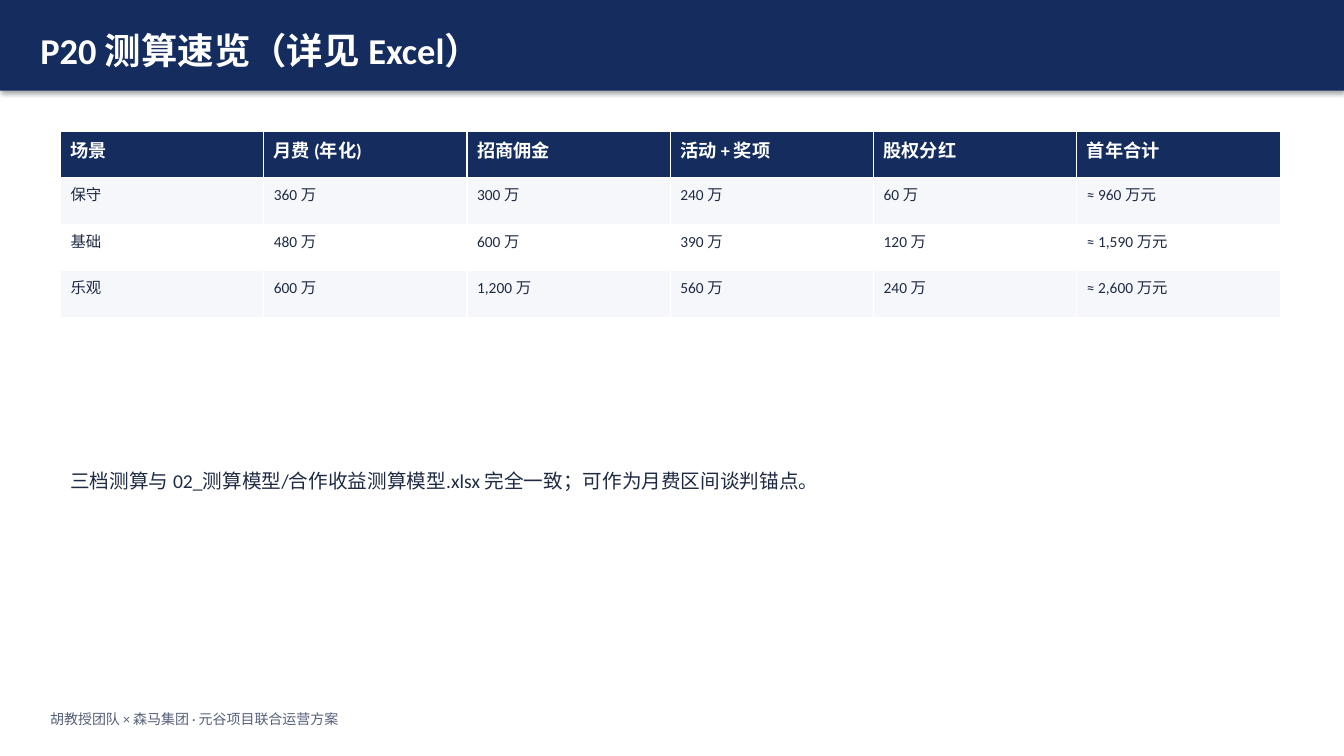
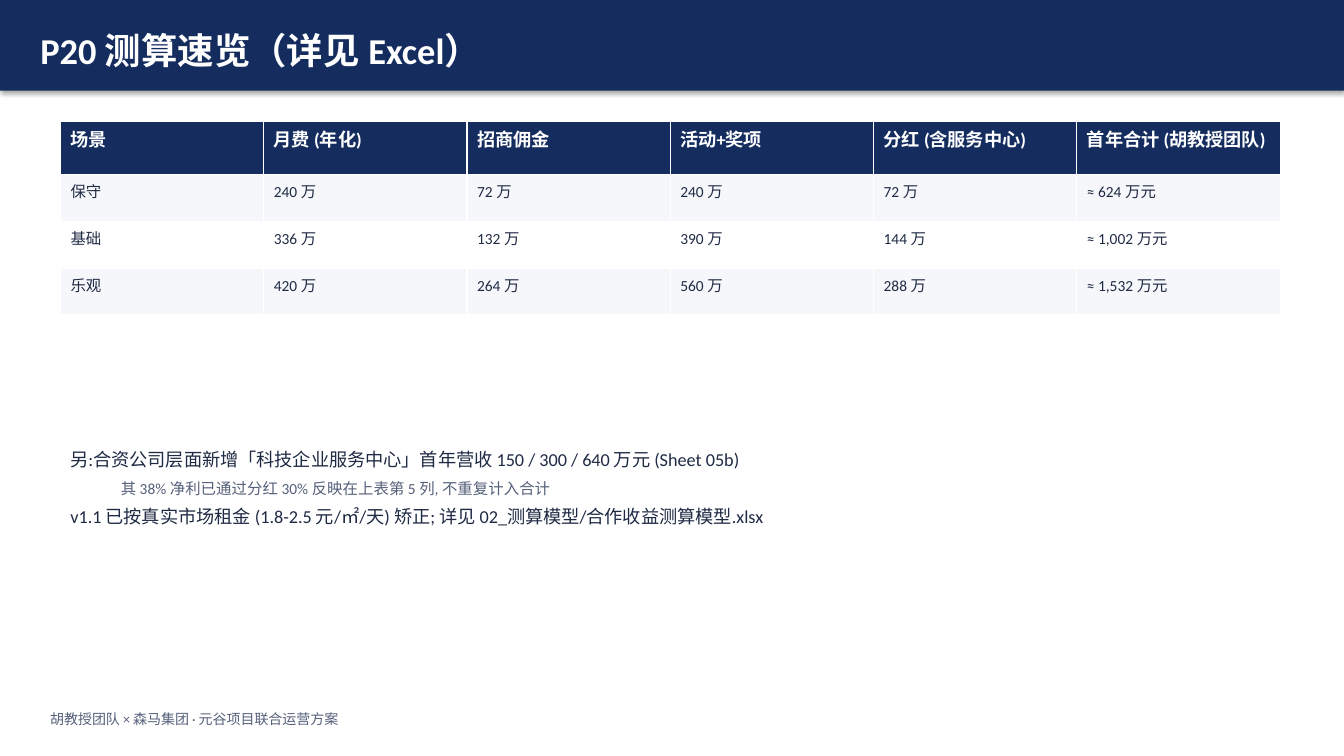
Before and after one commit to hujigang2010-maker/AIDEN, a slide deck: slide 22 of forsemir-yuangu/01_PPT思路/元谷项目招商运营战略汇报.pptx (slide 20 before the commit). Drawn at 1344x756 pixels with LibreOffice and Linux fonts; fonts in the diff are those of the drawing. Boxes give left, top, right and bottom in pixels: in the first picture for what was removed or moved away, otherwise in the second. Text is boxed around its words. In the diff, an @@ line names an element or a change of style, - is before the commit and + after.

```diff
--- a/forsemir-yuangu/01_PPT思路/元谷项目招商运营战略汇报.pptx
+++ b/forsemir-yuangu/01_PPT思路/元谷项目招商运营战略汇报.pptx
@@ table at (x1=60, y1=121, x2=1282, y2=308) @@
-row 1: 场景 | 月费 (年化) | 招商佣金 | 活动 + 奖项 | 股权分红 | 首年合计
+row 1: 场景 | 月费 (年化) | 招商佣金 | 活动+奖项 | 分红 (含服务中心) | 首年合计 (胡教授团队)
-row 2: 保守 | 360 万 | 300 万 | 240 万 | 60 万 | ≈ 960 万元
+row 2: 保守 | 240 万 | 72 万 | 240 万 | 72 万 | ≈ 624 万元
-row 3: 基础 | 480 万 | 600 万 | 390 万 | 120 万 | ≈ 1,590 万元
+row 3: 基础 | 336 万 | 132 万 | 390 万 | 144 万 | ≈ 1,002 万元
-row 4: 乐观 | 600 万 | 1,200 万 | 560 万 | 240 万 | ≈ 2,600 万元
+row 4: 乐观 | 420 万 | 264 万 | 560 万 | 288 万 | ≈ 1,532 万元
@@ table moved from (x1=60, y1=131, x2=1282, y2=318) to (x1=60, y1=121, x2=1282, y2=308) @@
@@ text at (x1=70, y1=450, x2=764, y2=526): text changed; size 14 to 13 pt @@
-三档测算与 02_测算模型/合作收益测算模型.xlsx 完全一致；可作为月费区间谈判锚点。
+另:合资公司层面新增「科技企业服务中心」首年营收 150 / 300 / 640 万元 (Sheet 05b)
+  其 38% 净利已通过分红 30% 反映在上表第 5 列, 不重复计入合计
+v1.1 已按真实市场租金 (1.8-2.5 元/㎡/天) 矫正; 详见 02_测算模型/合作收益测算模型.xlsx
```
Also in this commit, not shown: 1 other slide changed, 2 slides added, 11 other files.
